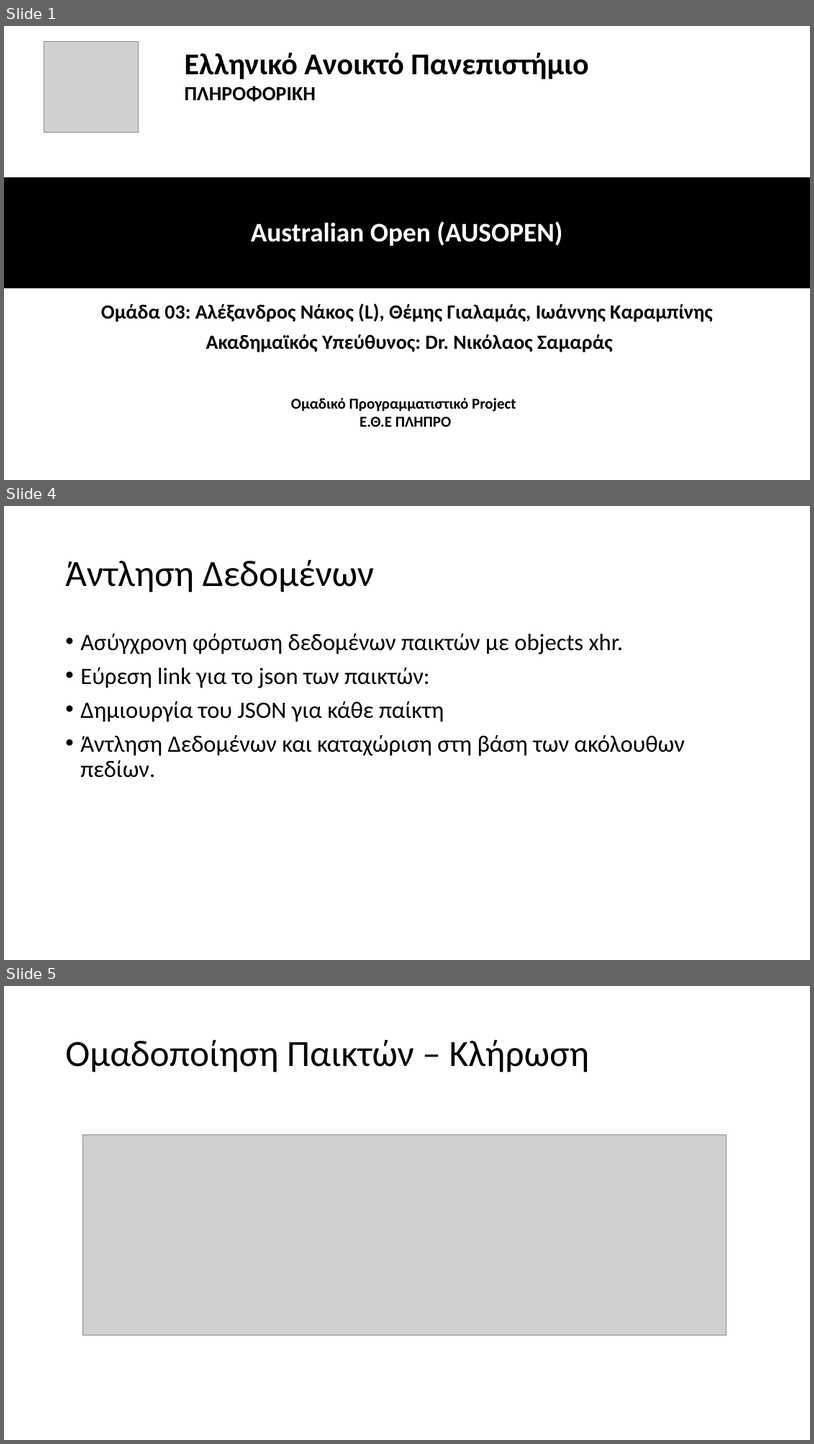
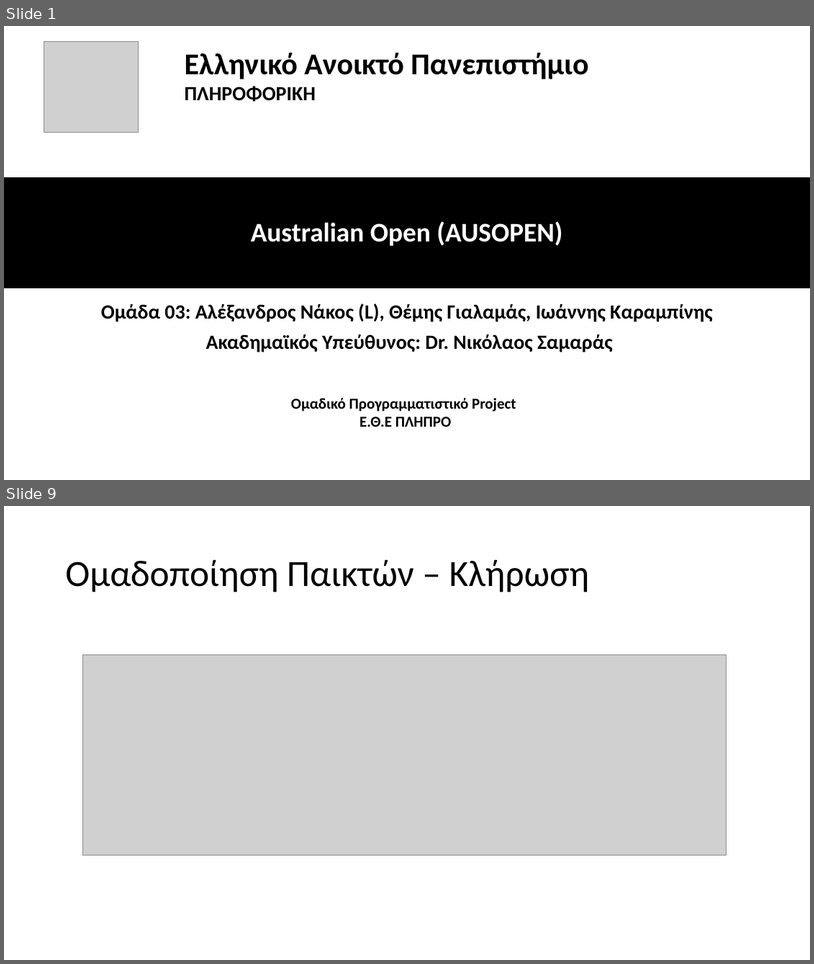
Before and after one commit to Grinabl/plhpro-group3-21-22, a slide deck: ΠΛΗΠΡΟ-ΟΜΑΔΑ03-Australian Open.pptx. Shown one above the other, each under a label of ours: slides 1, 4 and 5 before the commit, slides 1 and 9 after it; the slides between them are not shown. The pictures are 814x1444 and 814x964 pixels, drawn with LibreOffice and Linux fonts; fonts in the diff are those of the drawing; grey boxes stand for pictures. Boxes give left, top, right and bottom in pixels: in the first picture for what was removed or moved away, otherwise in the second. Text is boxed around its words. In the diff, an @@ line names an element or a change of style, - is before the commit and + after.

```diff
--- a/ΠΛΗΠΡΟ-ΟΜΑΔΑ03-Australian Open.pptx
+++ b/ΠΛΗΠΡΟ-ΟΜΑΔΑ03-Australian Open.pptx
@@ slide 4 removed at <box>4,506,810,960</box>, background #FFFFFF @@
@@ title removed at <box>65,560,374,592</box> @@
-Άντληση Δεδομένων
@@ text removed at <box>80,633,684,777</box> @@
-• Ασύγχρονη φόρτωση δεδομένων παικτών με objects xhr.
-• Εύρεση link για το json των παικτών:
-• Δημιουργία του JSON για κάθε παίκτη
-• Άντληση Δεδομένων και καταχώριση στη βάση των ακόλουθων πεδίων.
@@ what was slide 5 is now slide 9 @@
```
Also in this commit, not shown: 2 slides changed, 9 slides added.
